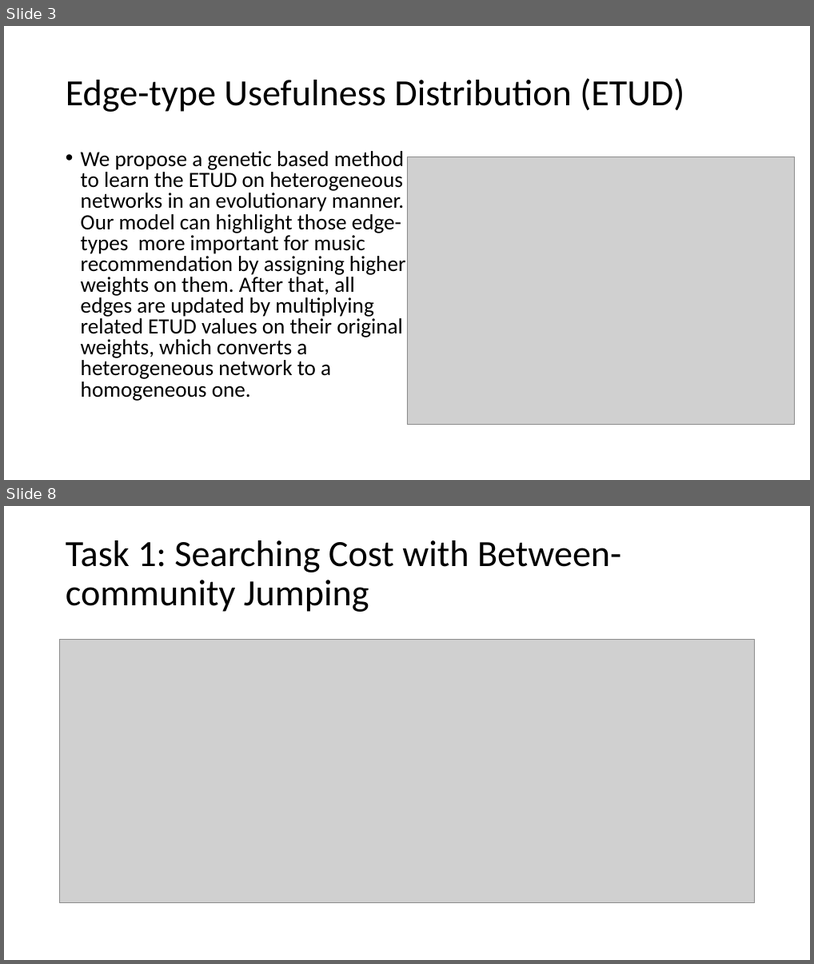
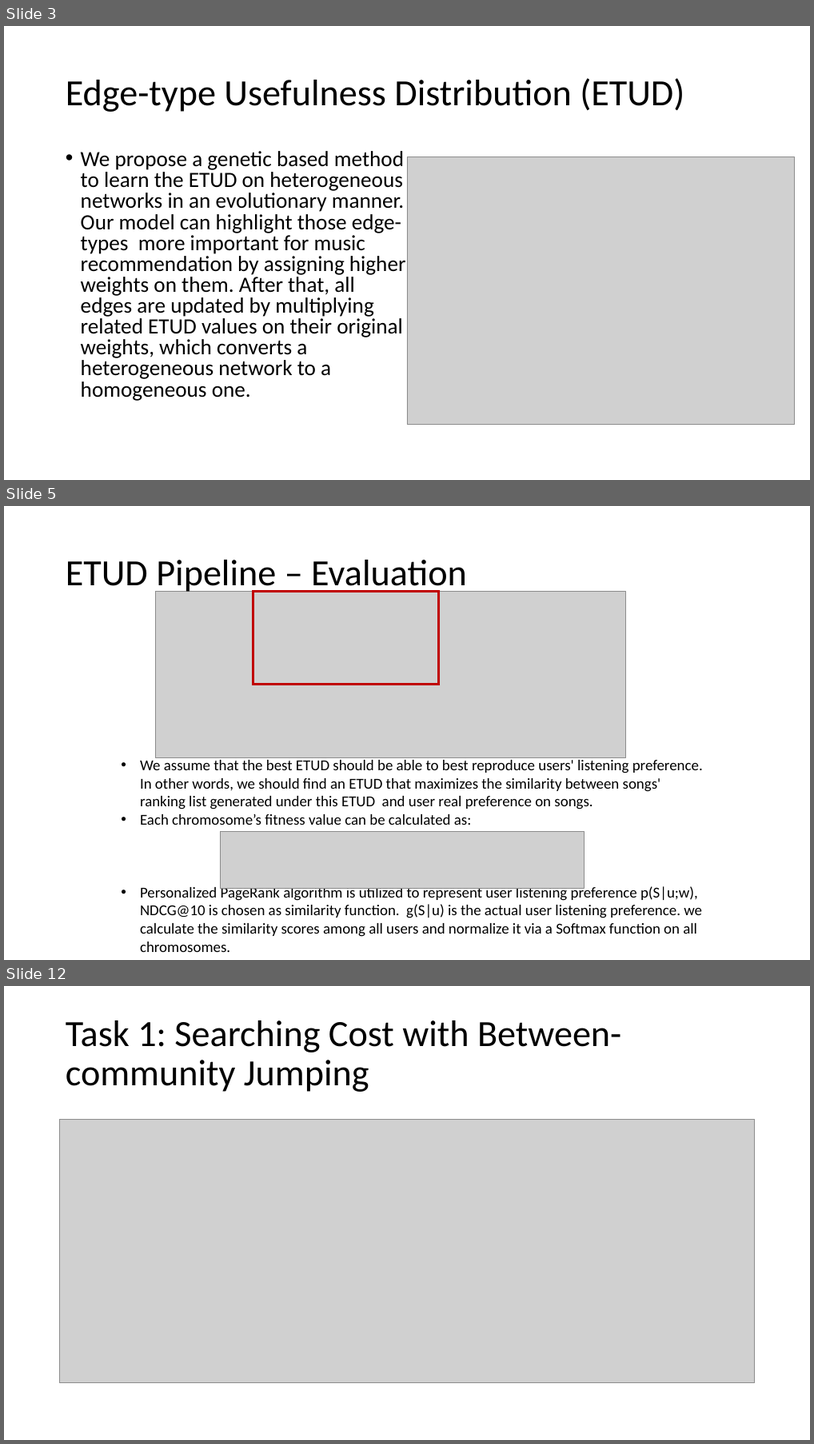
Before and after one commit to RoyZhengGao/RoyZhengGao-old.github.io, a slide deck: files/iconference-2022.pptx. Shown one above the other, each under a label of ours: slides 3 and 8 before the commit, slides 3, 5 and 12 after it; the slides between them are not shown. The pictures are 814x964 and 814x1444 pixels, drawn with LibreOffice and Linux fonts; fonts in the diff are those of the drawing; grey boxes stand for pictures. Boxes give left, top, right and bottom in pixels: in the first picture for what was removed or moved away, otherwise in the second. Text is boxed around its words. In the diff, an @@ line names an element or a change of style, - is before the commit and + after.

```diff
--- a/files/iconference-2022.pptx
+++ b/files/iconference-2022.pptx
@@ slide 5 added at (4, 506, 810, 960), background #FFFFFF @@
@@ title added at (66, 560, 467, 595), 44 pt, text #000000 @@
+ETUD Pipeline – Evaluation
@@ picture added at (155, 592, 626, 758) @@
@@ rectangle added at (254, 592, 439, 684), outline #C00000 2.5 pt @@
@@ text added at (140, 757, 703, 952), 18 pt, text #000000 @@
+• We assume that the best ETUD should be able to best reproduce users' listening preference. In other words, we should find an ETUD that maximizes the similarity between songs' ranking list generated under this ETUD and user real preference on songs.
+• Each chromosome’s fitness value can be calculated as:
+• Personalized PageRank algorithm is utilized to represent user listening preference p(S|u;w), NDCG@10 is chosen as similarity function. g(S|u) is the actual user listening preference. we calculate the similarity scores among all users and normalize it via a Softmax function on all chromosomes.
@@ picture added at (221, 832, 584, 888) @@
@@ what was slide 8 is now slide 12 @@
```
Also in this commit, not shown: 3 slides changed, 5 other slides added, 2 slides removed, 3 other files.
